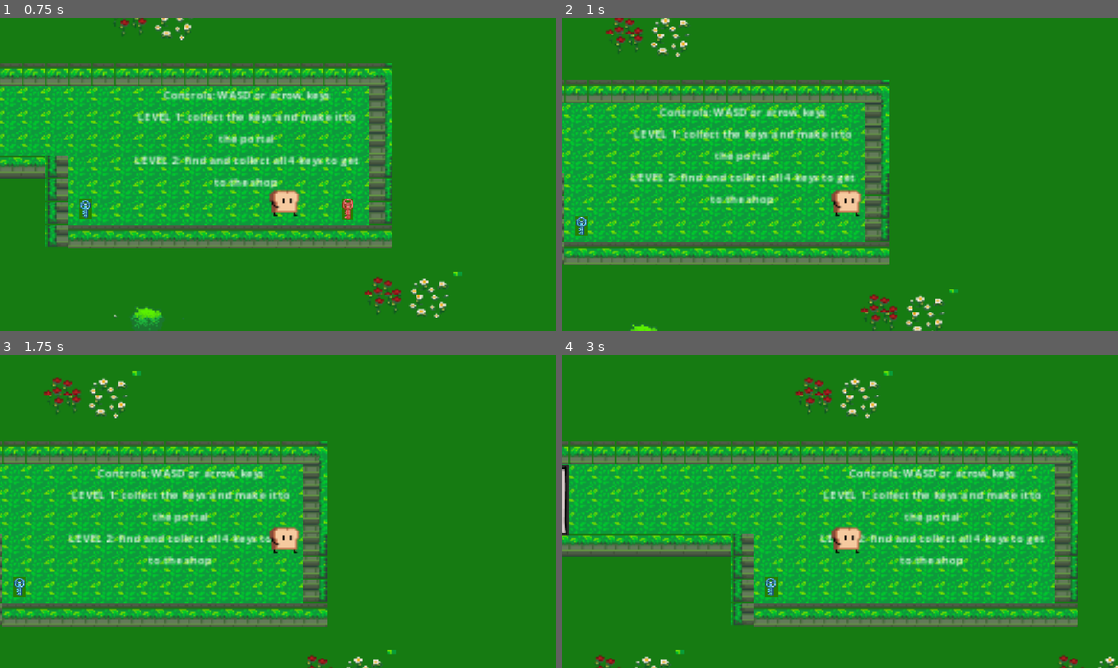
Above: before the commit, frames 1-4 (two rows, left to right).
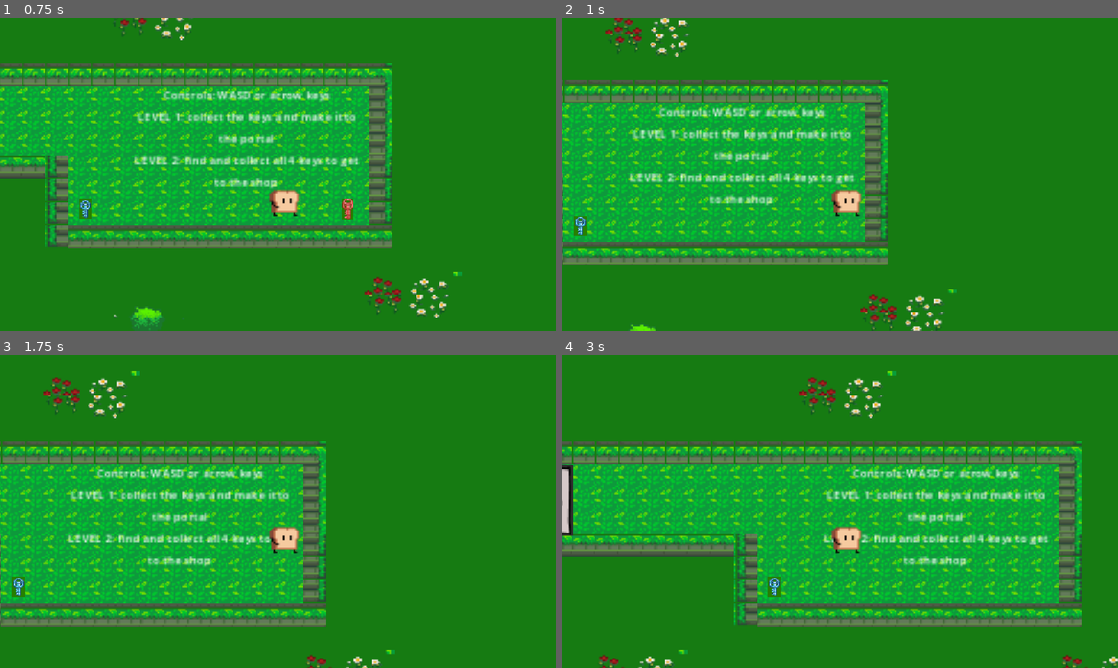
Above: after the commit, the same moments.

Repository: MauraB27/Brositz_P4
Game: Godot game, scene res://Levels/level1.tscn
Two runs of this game, one before a commit and one after it. Both use one fixed random seed, a clock stepped at 60 frames per second and the inputs below.
Inputs:
- Up to frame 1 (0.75 s): tap Enter at 0.5 s; hold Right (right) from 0.53 s (still down)
- Up to frame 2 (1 s): keep holding Right (right); tap Up (jump) at 0.77 s
- Up to frame 3 (1.75 s): keep holding Right (right); tap Space at 1.25 s; tap Up (jump) at 1.52 s
- Up to frame 4 (3 s): tap Enter at 2 s; release Right (right) at 2.03 s; hold Left (left) 2.03-2.78 s; hold Right (right) from 2.78 s (still down)

Frame 1 is identical in both runs. In frame 2, 4.7% of the frame differs, in the area x 0-72%, y 0-100%; in frame 3, 4.3%; in frame 4, 21%, in the area x 0-100%, y 5-100%.

Commit message:
fix transition from level 2 to level 3

Diff:
--- a/p-4/Levels/level1.tscn
+++ b/p-4/Levels/level1.tscn
@@ -19,10 +19,10 @@
 font_size = 8
 
 [sub_resource type="RectangleShape2D" id="RectangleShape2D_fyly4"]
-size = Vector2(27, 24)
+size = Vector2(24, 21)
 
 [sub_resource type="RectangleShape2D" id="RectangleShape2D_rlql0"]
-size = Vector2(24, 22)
+size = Vector2(23, 20)
 
 [sub_resource type="RectangleShape2D" id="RectangleShape2D_vetgx"]
 size = Vector2(41.5, 42.75)
@@ -3231,7 +3231,7 @@
 region_rect = Rect2(15.688889, 525.68756, 19.844467, 20.969116)
 
 [node name="CollisionShape2D" type="CollisionShape2D" parent="Player" unique_id=1641285496]
-position = Vector2(-1, 37)
+position = Vector2(0, 37.5)
 shape = SubResource("RectangleShape2D_fyly4")
 
 [node name="Spikes" type="Area2D" parent="." unique_id=320710870]
@@ -3263,7 +3263,7 @@
 region_rect = Rect2(146, 6, 35, 33)
 
 [node name="CollisionShape2D" type="CollisionShape2D" parent="Spikes2" unique_id=2003580474]
-position = Vector2(-121, 262)
+position = Vector2(-120.5, 261)
 shape = SubResource("RectangleShape2D_rlql0")
 
 [node name="Spikes3" type="Area2D" parent="." unique_id=412490386]
--- a/p-4/Levels/level2.tscn
+++ b/p-4/Levels/level2.tscn
@@ -3195,19 +3195,19 @@
 size = Vector2(43, 43.03125)
 
 [sub_resource type="RectangleShape2D" id="RectangleShape2D_65ryg"]
-size = Vector2(41.5, 42.75)
+size = Vector2(51.75, 57.375)
 
 [sub_resource type="RectangleShape2D" id="RectangleShape2D_fyly4"]
-size = Vector2(100.90062, 37.72815)
+size = Vector2(72.56504, 41.408752)
 
 [node name="Level2" type="Node2D" unique_id=396191430]
 
 [node name="ColorRect" type="ColorRect" parent="." unique_id=1420904965]
 z_index = -2
-offset_left = -4867.9995
-offset_top = -3308.0
-offset_right = 3895.0005
-offset_bottom = 3711.0
+offset_left = -4778.0
+offset_top = -3188.0002
+offset_right = 3985.0
+offset_bottom = 3830.9998
 scale = Vector2(0.99221295, 0.94786835)
 pivot_offset = Vector2(4920.0767, 3345.8965)
 color = Color(0.027913298, 0.53, 0.010599989, 0.7882353)
@@ -3375,22 +3375,24 @@
 texture = ExtResource("11_tdxkx")
 
 [node name="Trigger Zone2" type="Area2D" parent="." unique_id=265512577]
-position = Vector2(690, 2107)
+position = Vector2(160, -966)
 collision_layer = 4
 collision_mask = 2
 script = ExtResource("13_bl3jk")
 
 [node name="CollisionShape2D" type="CollisionShape2D" parent="Trigger Zone2" unique_id=1410710747]
-position = Vector2(-38, -20)
+position = Vector2(-23.875, -78.6875)
 shape = SubResource("RectangleShape2D_65ryg")
 
-[node name="Area2D" type="Area2D" parent="." unique_id=965536179]
-position = Vector2(-5030, -3316.0002)
+[node name="Door_to_Scene3" type="Area2D" parent="." unique_id=965536179]
+position = Vector2(83, 9)
 scale = Vector2(0.99221295, 0.94786835)
+collision_layer = 4
+collision_mask = 2
 script = ExtResource("13_ppd48")
 
-[node name="CollisionShape2D" type="CollisionShape2D" parent="Area2D" unique_id=2140855141]
-position = Vector2(5215.556, 2273.523)
+[node name="CollisionShape2D" type="CollisionShape2D" parent="Door_to_Scene3" unique_id=2140855141]
+position = Vector2(8.062785, 26.374973)
 shape = SubResource("RectangleShape2D_fyly4")
 
 [connection signal="body_entered" from="mazeKeyA" to="mazeKeyA" method="_on_body_entered"]
@@ -3399,4 +3401,4 @@
 [connection signal="body_entered" from="mazeKeyD" to="mazeKeyD" method="_on_body_entered"]
 [connection signal="body_entered" from="Path2D/PathFollow2D/Area2D" to="Path2D/PathFollow2D/Area2D" method="_on_body_entered"]
 [connection signal="body_entered" from="Trigger Zone2" to="Trigger Zone2" method="_on_body_entered"]
-[connection signal="body_entered" from="Area2D" to="Area2D" method="_on_body_entered"]
+[connection signal="body_entered" from="Door_to_Scene3" to="Door_to_Scene3" method="_on_body_entered"]
